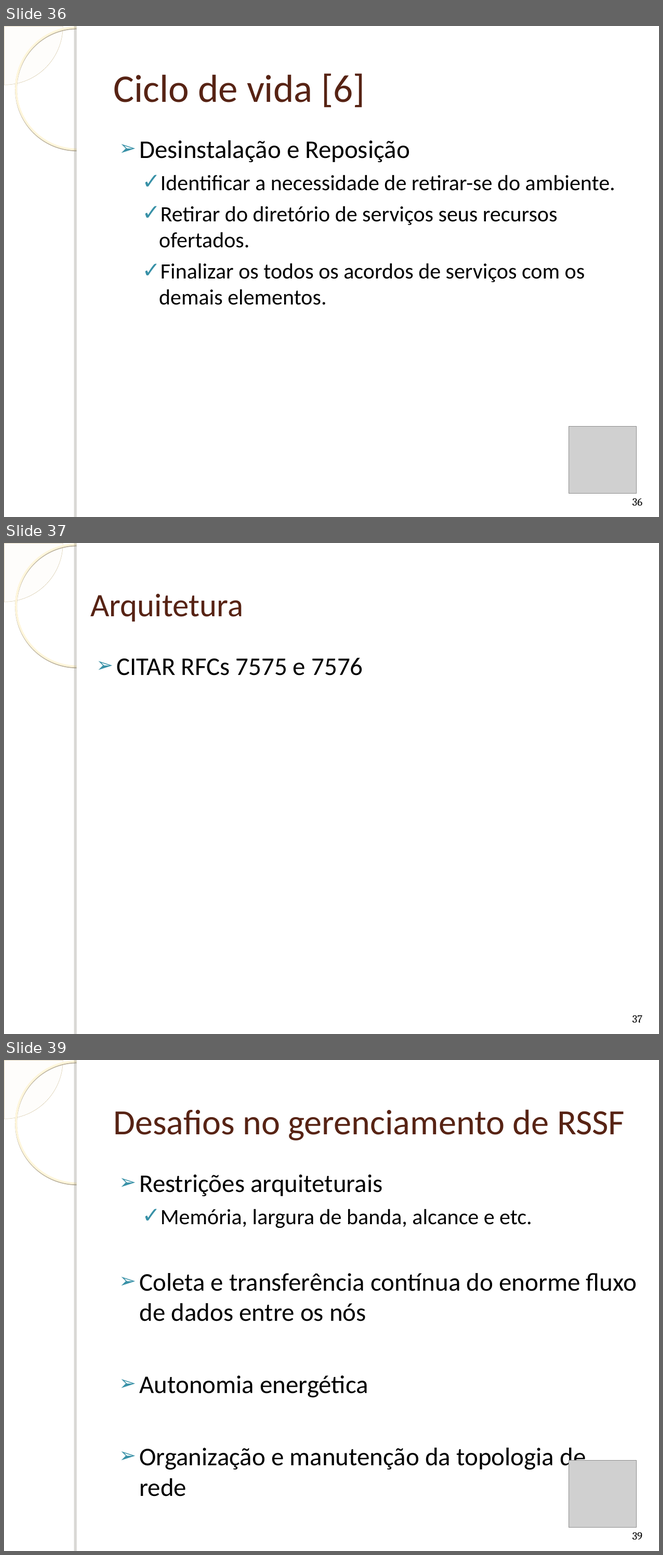
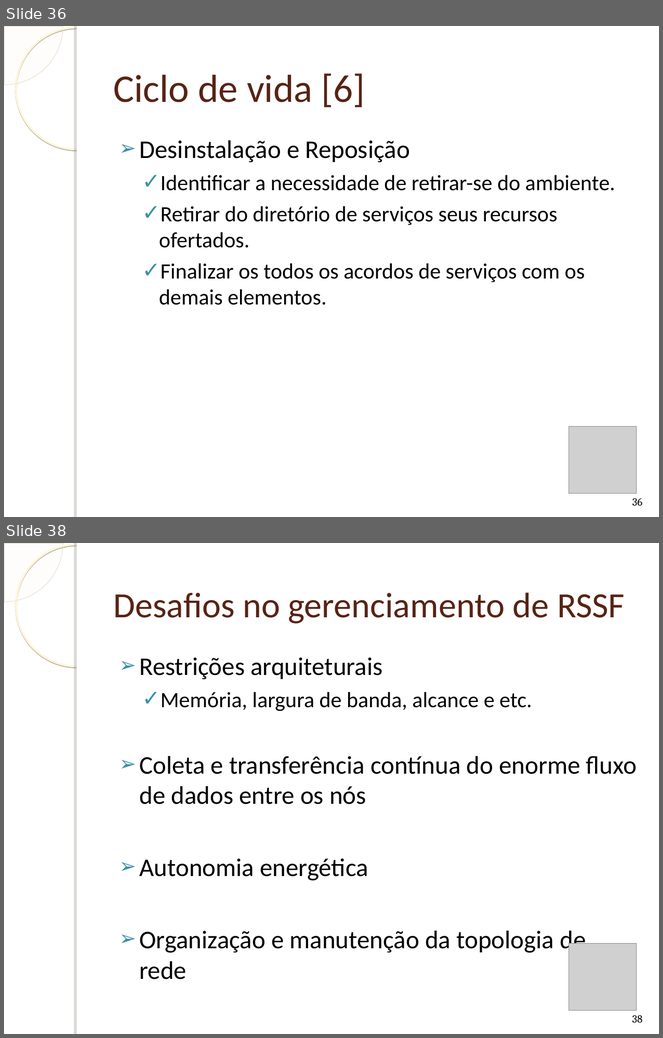
Before and after one commit to humbertogaliza/relatorio-mob655, a slide deck: Apresentação Redes Autonômicas.ppt. Shown one above the other, each under a label of ours: slides 36, 37 and 39 before the commit, slides 36 and 38 after it; the slides between them are not shown. The pictures are 663x1555 and 663x1038 pixels, drawn with LibreOffice and Linux fonts; fonts in the diff are those of the drawing; grey boxes stand for pictures; background and template pictures are left out. Boxes give left, top, right and bottom in pixels: in the first picture for what was removed or moved away, otherwise in the second. Text is boxed around its words. In the diff, an @@ line names an element or a change of style, - is before the commit and + after.

```diff
--- a/Apresentação Redes Autonômicas.ppt
+++ b/Apresentação Redes Autonômicas.ppt
@@ slide 37 removed at [4, 543, 659, 1034], background picture (left out); not listed: 4 template elements that a slide beside it also shows @@
@@ title removed at [90, 593, 244, 622] @@
-Arquitetura
@@ text removed at [116, 658, 363, 676] @@
-➢ CITAR RFCs 7575 e 7576
@@ page number removed at [633, 1016, 643, 1023] @@
-37
@@ what was slide 39 is now slide 38 @@
@@ page number at [632, 1016, 643, 1023]: text changed @@
-39
+38
```
Also in this commit, not shown: 5 slides changed, 1 other slide removed, 1 other file.
